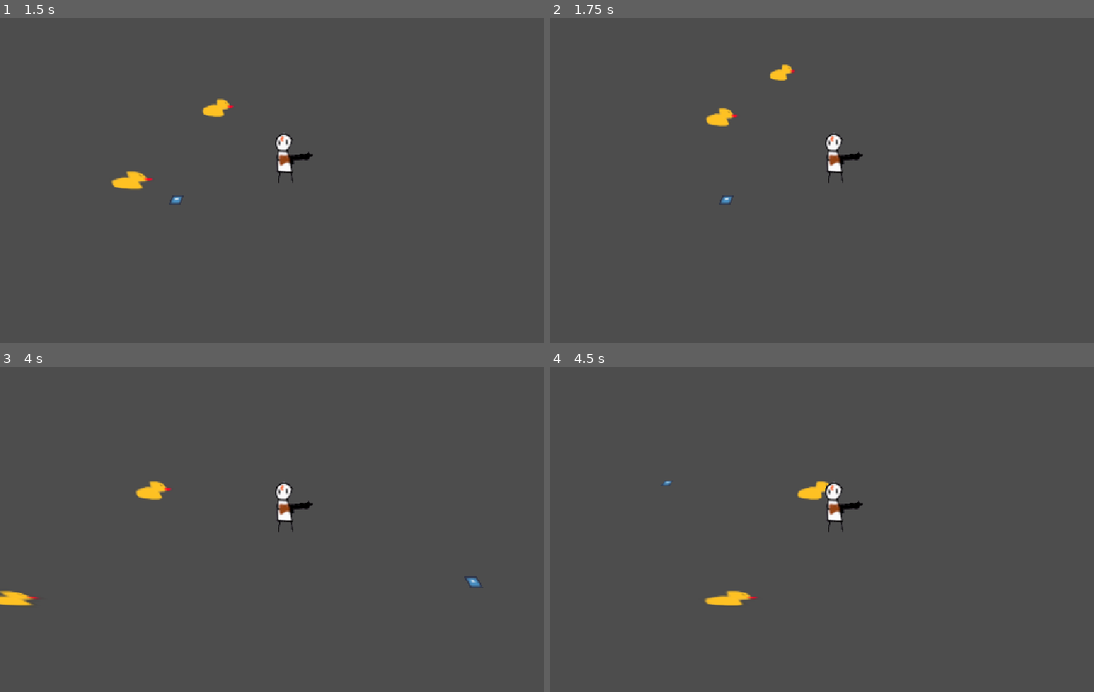
Above: before the commit, frames 1-4 (two rows, left to right).
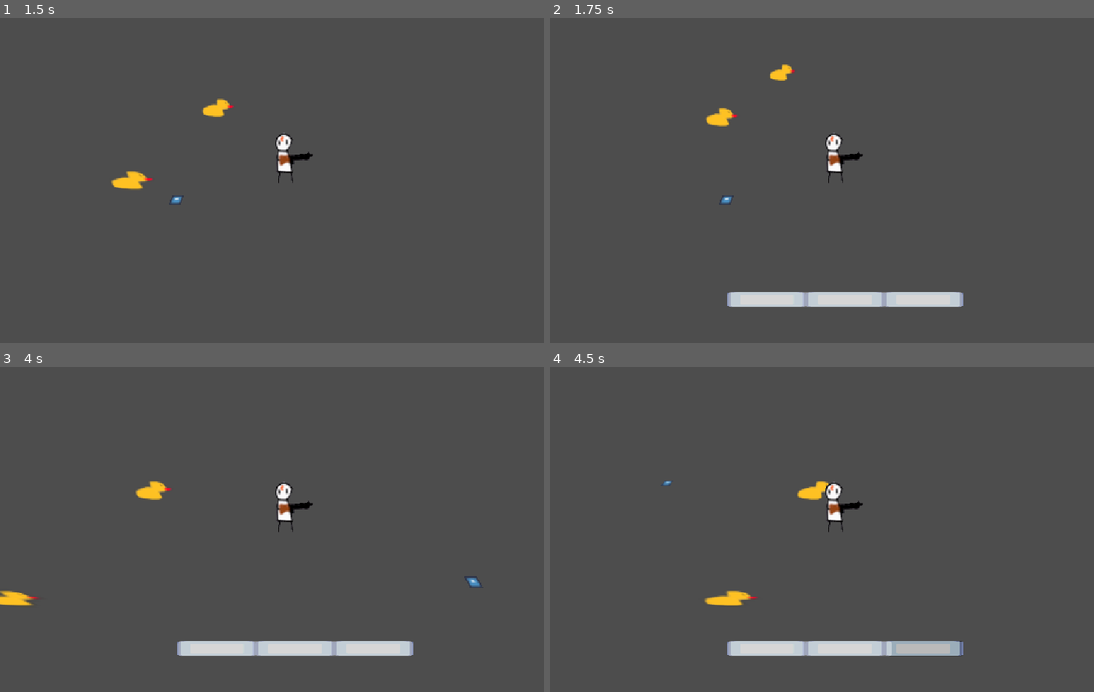
Above: after the commit, the same moments.

Repository: gmuGADIG/DEADSHOT
Game: Godot game, scene res://test_scenes/test_meat_pickup.tscn
Two runs of this game, one before a commit and one after it. Both use one fixed random seed, a clock stepped at 60 frames per second and the inputs below. This scene is started directly instead of the project's main scene. The engine's default icon, where the game draws it, is replaced by a stand-in: a white triangle on a blue panel in a dark square.
Inputs (mouse positions are in pixels of both pictures, inside the frame that each line leads up to):
- Up to frame 1 (1.5 s): tap Enter at 0.5 s; move the mouse to (424, 167) at 0.52 s; hold D (move_right) 0.53-1.28 s; click (424, 167) at 0.6 s; tap Space (roll) at 0.8, 1.35 s; move the mouse to (179, 200) at 1.27 s; hold S (move_down) from 1.28 s (still down)
- Up to frame 2 (1.75 s): keep holding S (move_down); tap Tab (ui_focus_next) at 1.55 s
- Up to frame 3 (4 s): move the mouse to (353, 461) at 2.02 s; release S (move_down) at 2.03 s; hold D (move_right) 2.03-2.78 s; tap Tab (ui_focus_next) at 2.1, 3.8 s; click (353, 461) at 2.3 s; move the mouse to (266, 601) at 2.77 s; hold W (move_up) 2.78-3.53 s; click (266, 601) at 2.85 s; tap Space (roll) at 3.05 s; move the mouse to (473, 581) at 3.52 s; hold A (move_left) from 3.53 s (still down); hold E (interact) from 3.53 s (still down)
- Up to frame 4 (4.5 s): keep holding A (move_left); move the mouse to (669, 484) at 4.27 s; release E (interact) at 4.28 s; tap Space (roll) at 4.35 s

Frame 1 is identical in both runs. In frame 2, 2.0% of the frame differs, in the area x 32-76%, y 84-89%; in frame 3, 2.0%; in frame 4, 2.0%.

Commit message:
Roll stamina, Combat Encounter mode, HUD foundations
Roll should now be to spec. Edited the basic_gun to also be unable to shoot during a roll.

Diff:
--- /dev/null
+++ b/world/player/HUD/hud.gd
@@ -0,0 +1,27 @@
+extends Control
+
+# This is the HUD. It will eventually tell the player everything about:
+# - HP (Hearts)
+# - Ammo
+# - Stamina
+# - Boss health bars
+# It's a child of the Player so that it can quickly update the HUD.
+# For getting non-players to talk to the HUD, give the non-player object a signal and connect it to the HUD.
+
+@export var stamina_bar: ProgressBar ## The stamina bar itself, which Player tells the stamina value.
+@export var stamina_container: PanelContainer ## The stamina bar's parent that fades in and out.
+
+func _ready() -> void:
+	# Stamina bar is hidden by default until player enters a Combat Encounter.
+	$StaminaContainer.modulate.a = 0.0
+
+func fade_stamina_out() -> void:
+	var tween: Tween = get_tree().create_tween()
+	tween.tween_property(stamina_container, "modulate:a", 0.0, 0.1)
+
+func fade_stamina_in() -> void:
+	var tween: Tween = get_tree().create_tween()
+	tween.tween_property(stamina_container, "modulate:a", 1.0, 0.1)
+
+func update_stamina_bar(amount: float) -> void:
+	stamina_bar.value = amount
--- /dev/null
+++ b/world/player/HUD/hud.tscn
@@ -0,0 +1,63 @@
+[gd_scene load_steps=3 format=3 uid="uid://bas8xwk5nhlq0"]
+
+[ext_resource type="Texture2D" uid="uid://bwm425xkr0vcy" path="res://temp_art/icon.svg" id="1_2msmg"]
+[ext_resource type="Script" uid="uid://c2rh58lkl0gwo" path="res://world/player/HUD/hud.gd" id="1_cuqld"]
+
+[node name="Hud" type="Control" node_paths=PackedStringArray("stamina_bar", "stamina_container")]
+layout_mode = 3
+anchors_preset = 15
+anchor_right = 1.0
+anchor_bottom = 1.0
+grow_horizontal = 2
+grow_vertical = 2
+script = ExtResource("1_cuqld")
+stamina_bar = NodePath("StaminaContainer/ProgressBar")
+stamina_container = NodePath("StaminaContainer")
+
+[node name="StaminaContainer" type="PanelContainer" parent="."]
+custom_minimum_size = Vector2(0, 30)
+layout_mode = 1
+anchors_preset = 7
+anchor_left = 0.5
+anchor_top = 1.0
+anchor_right = 0.5
+anchor_bottom = 1.0
+offset_left = -229.0
+offset_top = -114.0
+offset_right = 229.0
+offset_bottom = -84.0
+grow_horizontal = 2
+grow_vertical = 0
+
+[node name="HBoxContainer" type="HBoxContainer" parent="StaminaContainer"]
+layout_mode = 2
+theme_override_constants/separation = 0
+alignment = 1
+
+[node name="TextureRect" type="TextureRect" parent="StaminaContainer/HBoxContainer"]
+modulate = Color(3.8789892, 3.8789892, 3.8789892, 1)
+layout_mode = 2
+size_flags_horizontal = 3
+texture = ExtResource("1_2msmg")
+expand_mode = 1
+
+[node name="TextureRect2" type="TextureRect" parent="StaminaContainer/HBoxContainer"]
+modulate = Color(3.8789892, 3.8789892, 3.8789892, 1)
+layout_mode = 2
+size_flags_horizontal = 3
+texture = ExtResource("1_2msmg")
+expand_mode = 1
+
+[node name="TextureRect3" type="TextureRect" parent="StaminaContainer/HBoxContainer"]
+modulate = Color(3.8789892, 3.8789892, 3.8789892, 1)
+layout_mode = 2
+size_flags_horizontal = 3
+texture = ExtResource("1_2msmg")
+expand_mode = 1
+
+[node name="ProgressBar" type="ProgressBar" parent="StaminaContainer"]
+layout_mode = 2
+size_flags_vertical = 1
+max_value = 3.0
+value = 3.0
+show_percentage = false
--- a/world/player/player.gd
+++ b/world/player/player.gd
@@ -8,6 +8,15 @@
 @export var roll_speed: float = 18.0
 @export var roll_duration: float = 0.4
 @export var roll_influence: float = 8 ## Controls how much player input affects steering when mid-roll.
+var previous_facing_direction: Vector2 = Vector2.RIGHT ## Roll this way if you roll while not holding any directions. Updated every time the player makes a movement input.
+
+## Is the player currently in combat? If so, HUD will be shown and dashing will cost stamina.
+var is_in_combat: bool = false
+
+## Stamina. Consumed by rolling. Up to 3. We use a float so we can smoothly recharge it partially over time.
+var stamina: float = 3.0
+## How much stamina recharges every second. It should take 1.5 seconds for 1 bar to recover.
+const STAMINA_RECHARGE_RATE: float = 0.666667
 
 ## These are the states that the player can be in. States control what the player can do.
 enum PlayerState {
@@ -20,6 +29,10 @@
 ## Returns the inputted walking direction on the XZ plane (Y = 0)
 func walking_dir() -> Vector3:
 	var input := Input.get_vector("move_left", "move_right", "move_up", "move_down")
+	# We always save the last real direction (non-zero vector) the player gave as a failsafe for rolling.
+	if input!=Vector2.ZERO: previous_facing_direction = input
+	# If the player is rolling but didn't hit a direction, let's make sure they go somewhere. Without this and the previous check, rolling without input would freeze you.
+	if input == Vector2.ZERO && current_state == PlayerState.ROLLING: input = previous_facing_direction
 	return Vector3(input.x, 0, input.y)
 
 ## Returns the direction from the player to the reticle (Y = 0)
@@ -29,11 +42,12 @@
 	return dir.normalized()
 
 func _ready() -> void:
-	print("player ready")
+	print("player ready - PRESS TAB TO TEST COMBAT ENCOUNTER MODE")
 	instance = self
 
 func _init() -> void:
 	instance = self
+
 
 func _physics_process(_delta: float) -> void:
 	if Input.is_action_just_pressed("roll"):
@@ -48,14 +62,58 @@
 			## We normalize the shit out of everything so we can multiply it by a consistent speed.
 			## This way there's no weird acceleration or slowdown.
 			velocity = velocity.move_toward(walking_dir().normalized(), roll_influence).normalized() * roll_speed
-			# TODO: Rolling while not holding any other inputs effectively freezes you.
-			# The previous facing direction should be considered.
 
 	move_and_slide()
 
+## We use the proper process function to update stamina, since it appears on the HUD and that could be drawn faster than the physics tickrate.
+func _process(delta: float) -> void:
+	if is_in_combat: update_stamina(delta)
+	# TEST COMBAT ENCOUNTER MODE FOR STAMINA
+	if Input.is_action_just_pressed("ui_focus_next"):
+		match is_in_combat:
+			true:
+				exit_combat()
+			false:
+				enter_combat()
+
 func begin_roll() -> void:
+	# This function only runs when the roll starts. Get out of here if you're already rolling!
+	if current_state == PlayerState.ROLLING: return
+	# We only handle stamina transactions if the player is in combat.
+		# In that case, if the player doesn't have at least one full stamina bar, give up.
+	if is_in_combat:
+		if stamina<1.0:
+			print("Not enough stamina!")
+			return
+		stamina-=1.0
 	#TODO: Play animation, do iframes.
 	current_state = PlayerState.ROLLING
 	%RollDurationTimer.start()
 	await %RollDurationTimer.timeout
 	current_state = PlayerState.WALKING
+
+## Called every frame if the player is in combat.
+func update_stamina(delta: float) -> void:
+	stamina+=STAMINA_RECHARGE_RATE * delta
+	stamina = clampf(stamina, 0.0, 3.0)
+	$Hud.update_stamina_bar(stamina)
+
+
+# COMBAT ENCOUNTERS
+# According to the GDD, the player will enter Combat Encounters. These involve:
+# - The camera locking
+# - Enemies spawning in a group
+# - Rolling becomes stamina-dependent
+# To handle all of this, some other object should just tell the player about combat encounters with signals.
+# These next two functions are provided to hook your signals into.
+## Call this to tell the player that a combat encounter is beginning.
+func enter_combat() -> void:
+	if is_in_combat: return
+	is_in_combat = true
+	$Hud.fade_stamina_in()
+## Call this to tell the player that a combat encounter is done.
+func exit_combat() -> void:
+	if !is_in_combat: return
+	is_in_combat = false
+	stamina = 3.0
+	$Hud.fade_stamina_out()
--- a/world/player/player.tscn
+++ b/world/player/player.tscn
@@ -1,7 +1,8 @@
-[gd_scene load_steps=7 format=3 uid="uid://nuqmhgq1e2lu"]
+[gd_scene load_steps=8 format=3 uid="uid://nuqmhgq1e2lu"]
 
 [ext_resource type="Script" uid="uid://llqh4g6obmup" path="res://world/player/player.gd" id="1_bvkkv"]
 [ext_resource type="Texture2D" uid="uid://ckv48omi8han7" path="res://temp_art/gartic/harry_potter_with_gun.png" id="1_yynsy"]
+[ext_resource type="PackedScene" uid="uid://bas8xwk5nhlq0" path="res://world/player/HUD/hud.tscn" id="2_duds0"]
 [ext_resource type="PackedScene" uid="uid://cj5uuu7xjsprv" path="res://world/player/weapon/basic_gun/basic_gun.tscn" id="3_et4on"]
 [ext_resource type="Script" uid="uid://c4s1ohnc08ecy" path="res://world/player/reticle/reticle.gd" id="4_40qjc"]
 [ext_resource type="Texture2D" uid="uid://bwm425xkr0vcy" path="res://temp_art/icon.svg" id="4_et4on"]
@@ -12,6 +13,8 @@
 
 [node name="Player" type="CharacterBody3D" groups=["player"]]
 script = ExtResource("1_bvkkv")
+
+[node name="Hud" parent="." instance=ExtResource("2_duds0")]
 
 [node name="CollisionShape3D" type="CollisionShape3D" parent="."]
 transform = Transform3D(1, 0, 0, 0, 1, 0, 0, 0, 1, 0, 0.94693, 0)
--- a/world/player/weapon/basic_gun/basic_gun.gd
+++ b/world/player/weapon/basic_gun/basic_gun.gd
@@ -3,7 +3,8 @@
 @onready var player: Player = get_parent()
 
 func _process(_delta: float) -> void:
-	if Input.is_action_just_pressed("fire"):
+	# No shooting if you're rolling!
+	if Input.is_action_just_pressed("fire") && !player.current_state==player.PlayerState.ROLLING:
 		fire()
 
 func fire() -> void:
Not shown, added: world/player/HUD/hud.gd.uid
